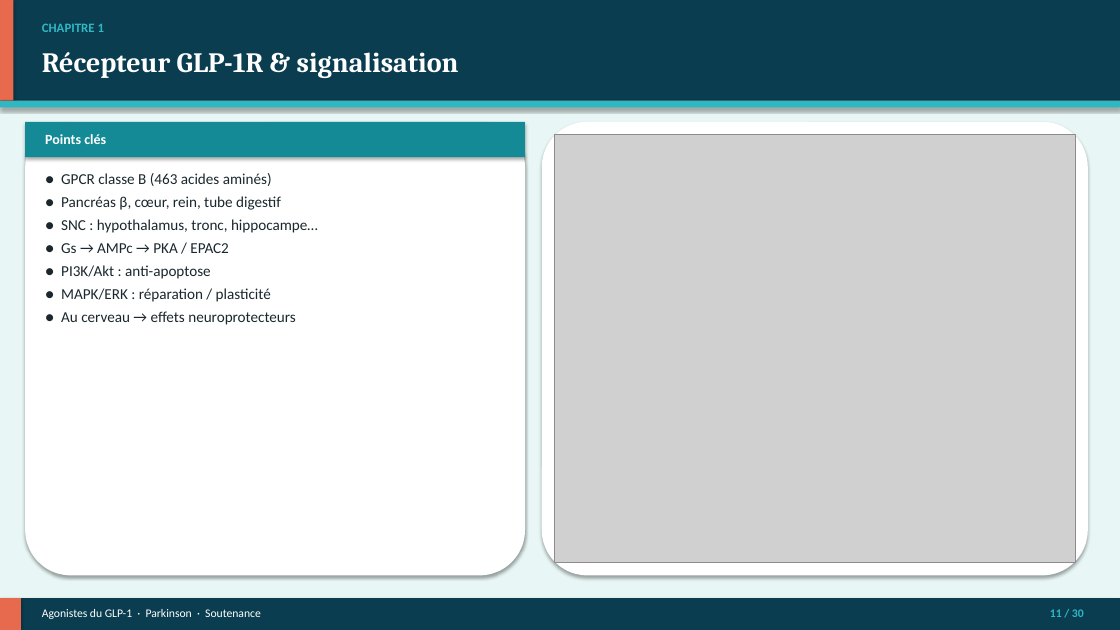
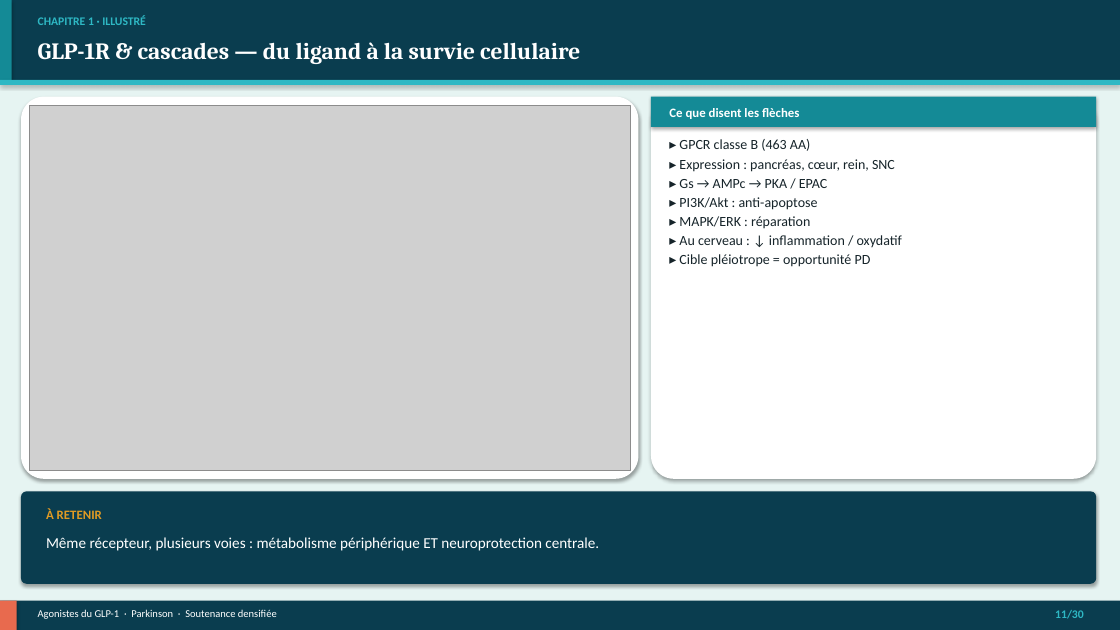
Before and after one commit to Mashtal-Platform/mashtal-platform, a slide deck: slide 11 of docs/presentation/Soutenance_GLP1_Parkinson.pptx. Drawn at 1120x630 pixels with LibreOffice and Linux fonts; fonts in the diff are those of the drawing; grey boxes stand for pictures. Boxes give left, top, right and bottom in pixels: in the first picture for what was removed or moved away, otherwise in the second. Text is boxed around its words. In the diff, an @@ line names an element or a change of style, - is before the commit and + after.

```diff
--- a/docs/presentation/Soutenance_GLP1_Parkinson.pptx
+++ b/docs/presentation/Soutenance_GLP1_Parkinson.pptx
@@ rectangle: place and size @@
-rectangle at <box>0,0,1120,101</box>
+rectangle at <box>0,0,1120,80</box>
@@ rectangle at <box>0,0,1120,630</box>: fill #E8F7F5 to #E6F4F2 @@
@@ rectangle: place and size @@
-rectangle at <box>0,0,13,101</box>
+rectangle at <box>0,0,12,80</box>
@@ rectangle at <box>0,0,12,80</box>: fill #E86A4E to #148A96 @@
@@ text at <box>38,16,146,25</box>: text changed; size 11 to 10 pt @@
-CHAPITRE 1
+CHAPITRE 1 · ILLUSTRÉ
@@ text at <box>38,42,580,64</box>: text changed; size 24 to 20 pt @@
-Récepteur GLP-1R & signalisation
+GLP-1R & cascades — du ligand à la survie cellulaire
@@ rectangle: place and size @@
-rectangle at <box>0,101,1120,108</box>
+rectangle at <box>0,80,1120,85</box>
@@ rounded rectangle: place and size @@
-rounded rectangle at <box>25,122,525,576</box>
+rounded rectangle at <box>21,97,639,479</box>
@@ rounded rectangle at <box>21,97,639,479</box>: proportions changed @@
@@ picture added at <box>29,105,630,471</box> @@
@@ rounded rectangle at <box>651,97,1096,479</box>: proportions changed @@
@@ rounded rectangle: place and size @@
-rounded rectangle at <box>542,122,1088,576</box>
+rounded rectangle at <box>651,97,1096,479</box>
@@ rectangle: place and size @@
-rectangle at <box>25,122,525,157</box>
+rectangle at <box>651,97,1096,127</box>
@@ text added at <box>669,108,799,119</box>, 11 pt, text #FFFFFF, bold @@
+Ce que disent les flèches
@@ text removed at <box>45,134,106,144</box> @@
-Points clés
@@ picture removed at <box>555,134,1075,563</box> @@
@@ text at <box>679,139,902,267</box>: text changed; size 13 to 12 pt; text colour #1A282E to #16242A @@
-● GPCR classe B (463 acides aminés)
-● Pancréas β, cœur, rein, tube digestif
-● SNC : hypothalamus, tronc, hippocampe…
-● Gs → AMPc → PKA / EPAC2
-● PI3K/Akt : anti-apoptose
-● MAPK/ERK : réparation / plasticité
-● Au cerveau → effets neuroprotecteurs
+▸ GPCR classe B (463 AA)
+▸ Expression : pancréas, cœur, rein, SNC
+▸ Gs → AMPc → PKA / EPAC
+▸ PI3K/Akt : anti-apoptose
+▸ MAPK/ERK : réparation
+▸ Au cerveau : ↓ inflammation / oxydatif
+▸ Cible pléiotrope = opportunité PD
@@ rounded rectangle added at <box>21,492,1096,584</box>, fill #0A3D4F @@
@@ text added at <box>46,508,102,519</box>, 11 pt, text #E09B24, bold @@
+À RETENIR
@@ text added at <box>46,537,599,551</box>, 13 pt, text #FFFFFF @@
+Même récepteur, plusieurs voies : métabolisme périphérique ET neuroprotection centrale.
@@ rectangle: place and size @@
-rectangle at <box>0,598,21,630</box>
+rectangle at <box>0,601,17,630</box>
@@ text at <box>38,609,277,619</box>: text changed; size 10 to 9 pt @@
-Agonistes du GLP-1 · Parkinson · Soutenance
+Agonistes du GLP-1 · Parkinson · Soutenance densifiée
@@ text at <box>1055,610,1084,619</box>: spaces changed @@
-11 / 30
+11/30
```
Also in this commit, not shown: 25 other slides changed, 4 slides added, 4 slides removed, 9 other files.
